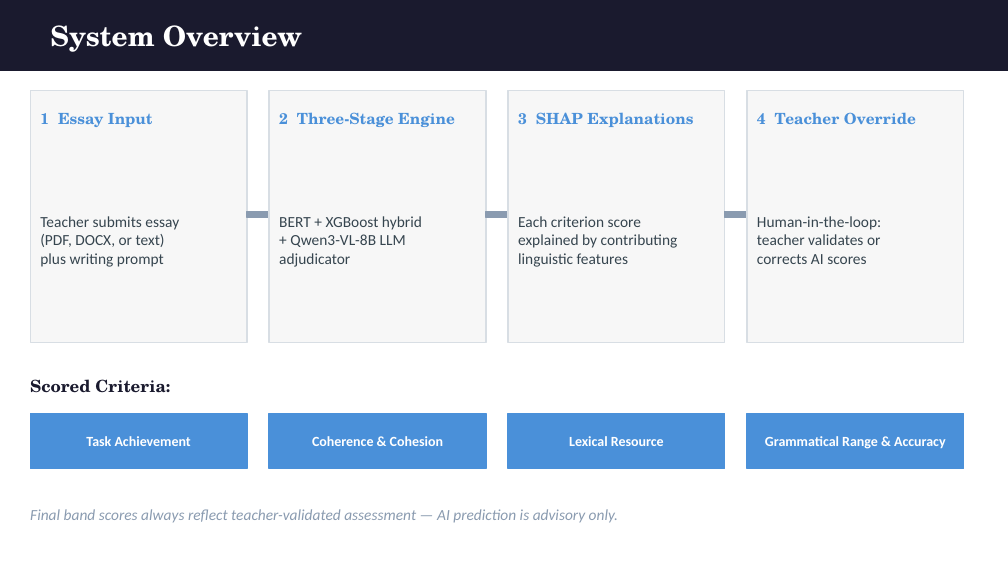
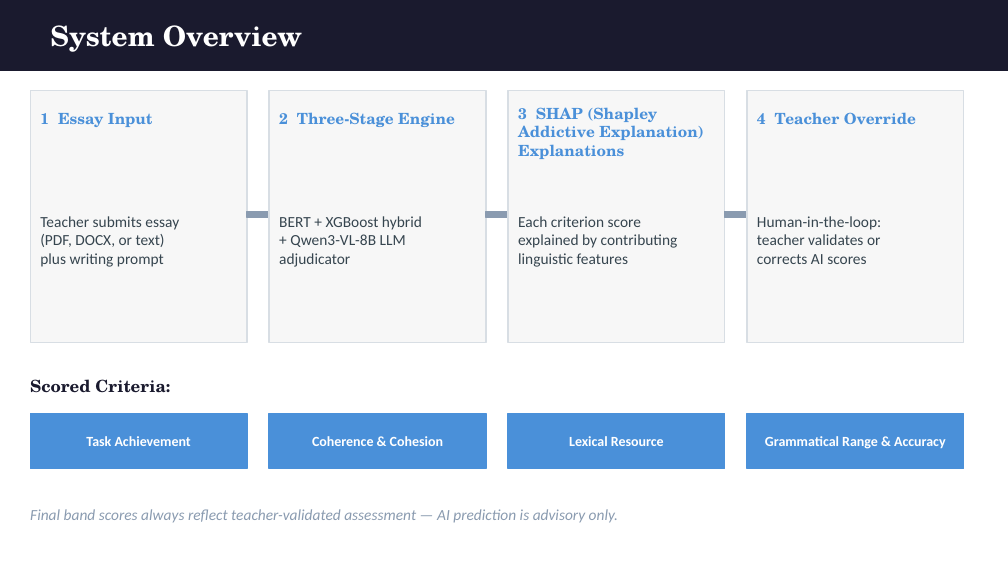
Before and after one commit to Thriple-T/Senior-Capstone-Project, a slide deck: slide 3 of Report/SayarDesk_Thesis.pptx. Drawn at 1008x567 pixels with LibreOffice and Linux fonts; fonts in the diff are those of the drawing. Boxes give left, top, right and bottom in pixels: in the first picture for what was removed or moved away, otherwise in the second. Text is boxed around its words. In the diff, an @@ line names an element or a change of style, - is before the commit and + after.

```diff
--- a/Report/SayarDesk_Thesis.pptx
+++ b/Report/SayarDesk_Thesis.pptx
@@ text at (518,107,704,159): text changed @@
-3 SHAP Explanations
+3 SHAP (Shapley Addictive Explanation)
+Explanations
```
Also in this commit, not shown: 2 other slides changed, 1 slide removed, 7 other files.
